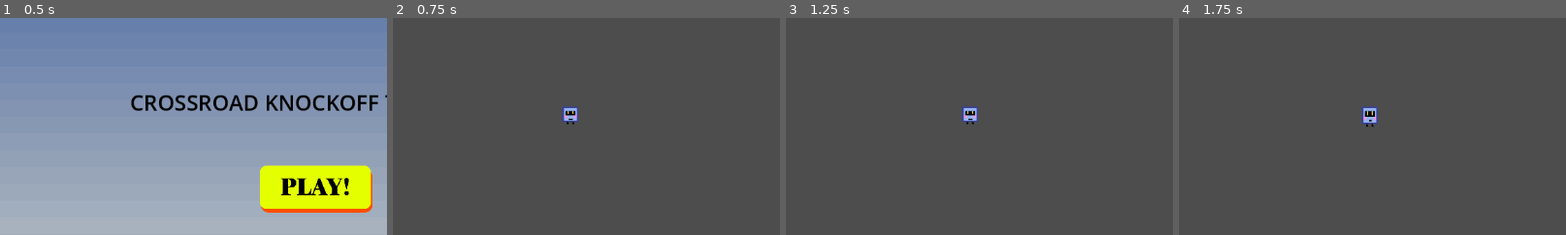
Above: before the commit, frames 1-4 (left to right).
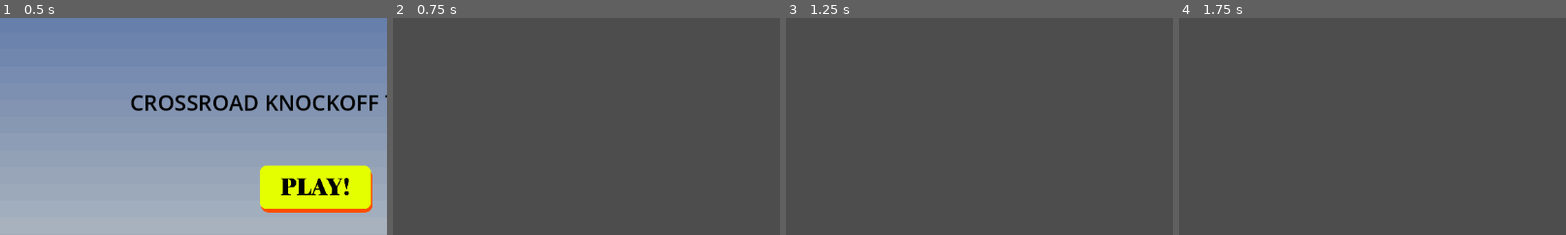
Above: after the commit, the same moments.

Repository: Valertina331/Party-Paidui-Fiesta
Game: Godot game, scene res://scenes/main_menu.tscn
Two runs of this game, one before a commit and one after it. Both use one fixed random seed, a clock stepped at 60 frames per second and the inputs below. A sky picture missing from this copy of the repository is replaced by a grey-blue gradient.
Inputs (mouse positions are % of the whole screen's width and height, from its top left):
- Up to frame 1 (0.5 s): no input
- Up to frame 2 (0.75 s): click (51, 39) at 0.5 s
- Up to frame 3 (1.25 s): no input
- Up to frame 4 (1.75 s): tap Enter (start) at 1.25, 1.35 s; hold Right (move_right) from 1.28 s (still down); tap Space (jump) at 1.52 s
The pictures show only the part of the screen within x 10-60%, y 0-50%; the shares and areas given below are measured in that part.

Frame 1 is identical in both runs. In frame 2, 0.3% of the frame differs, in the area x 43-48%, y 40-50%; in frame 3, 0.3%; in frame 4, 0.4%, in the area x 47-52%, y 40-50%.

Commit message:
Merged old with new
Need enemies to be uploaded directly in godot please, plugin causing break

Diff:
--- a/CrossyRoadCastle/project.godot
+++ b/CrossyRoadCastle/project.godot
@@ -26,8 +26,7 @@
 
 [editor_plugins]
 
-enabled=PackedStringArray("res://addons/multiplayer_input/plugin.cfg")
-<<<<<<<Updatedupstream<<<<<<<Updatedupstreamenabled=PackedStringArray("res://addons/multiplayer_input/plugin.cfg", "res://addons/nklbdev.aseprite_importers/plugin.cfg")
+enabled=PackedStringArray("res://addons/multiplayer_input/plugin.cfg", "res://addons/nklbdev.aseprite_importers/plugin.cfg")
 
 [global_group]
 
--- a/CrossyRoadCastle/scenes/floor_enemy.tscn
+++ b/CrossyRoadCastle/scenes/floor_enemy.tscn
@@ -1,34 +1,12 @@
-[gd_scene load_steps=11 format=3 uid="uid://66mnd5bll863"]
+[gd_scene load_steps=8 format=3 uid="uid://dxbrsqydc6fds"]
 
+[ext_resource type="PackedScene" uid="uid://b878ivlw1yomb" path="res://assets/Enemies/FloorEnemy_Walk.aseprite" id="1_oh24p"]
 [ext_resource type="Script" path="res://scripts/Enemies/floor_enemy.gd" id="1_s1lsu"]
 [ext_resource type="Script" path="res://scripts/Enemies/state_machine.gd" id="2_jghei"]
-[ext_resource type="Texture2D" uid="uid://c4uu5jyfocmr3" path="res://assets/Enemies/FloorEnemy_Walk.png" id="2_p8w2q"]
 [ext_resource type="Script" path="res://scripts/Enemies/floor_enemy_idle.gd" id="3_pbwj2"]
 [ext_resource type="Script" path="res://scripts/Enemies/floor_enemy_follow.gd" id="5_dncka"]
 
 [sub_resource type="RectangleShape2D" id="RectangleShape2D_sbvf3"]
-
-[sub_resource type="AtlasTexture" id="AtlasTexture_vjndn"]
-atlas = ExtResource("2_p8w2q")
-region = Rect2(0, 0, 24, 30)
-
-[sub_resource type="AtlasTexture" id="AtlasTexture_ghu6b"]
-atlas = ExtResource("2_p8w2q")
-region = Rect2(24, 0, 24, 30)
-
-[sub_resource type="SpriteFrames" id="SpriteFrames_t8lbo"]
-animations = [{
-"frames": [{
-"duration": 1.0,
-"texture": SubResource("AtlasTexture_vjndn")
-}, {
-"duration": 1.0,
-"texture": SubResource("AtlasTexture_ghu6b")
-}],
-"loop": true,
-"name": &"default",
-"speed": 5.0
-}]
 
 [sub_resource type="RectangleShape2D" id="RectangleShape2D_j4g3d"]
 size = Vector2(200, 3)
@@ -42,9 +20,9 @@
 position = Vector2(0, 8)
 shape = SubResource("RectangleShape2D_sbvf3")
 
-[node name="AnimatedSprite2D" type="AnimatedSprite2D" parent="."]
-sprite_frames = SubResource("SpriteFrames_t8lbo")
-frame_progress = 0.25673
+[node name="Sprite" parent="." instance=ExtResource("1_oh24p")]
+position = Vector2(0, 1)
+speed_scale = 0.5
 
 [node name="State Machine" type="Node2D" parent="." node_paths=PackedStringArray("initial_state")]
 script = ExtResource("2_jghei")
--- a/CrossyRoadCastle/scenes/game(dev_area).tscn
+++ b/CrossyRoadCastle/scenes/game(dev_area).tscn
@@ -1,9 +1,8 @@
-[gd_scene load_steps=7 format=3 uid="uid://r04xhhtmisj4"]
+[gd_scene load_steps=6 format=3 uid="uid://r04xhhtmisj4"]
 
 [ext_resource type="PackedScene" uid="uid://bodu67ed6pvmq" path="res://scenes/player.tscn" id="1_86ixc"]
-[ext_resource type="Script" path="res://scripts/game(dev_area).gd" id="1_a7n1k"]
+[ext_resource type="Script" path="res://scripts/game(dev_area).gd" id="1_ehyxa"]
 [ext_resource type="PackedScene" uid="uid://lebjqp2h5op6" path="res://scenes/gold_coin.tscn" id="2_bgvfw"]
-[ext_resource type="PackedScene" uid="uid://66mnd5bll863" path="res://scenes/floor_enemy.tscn" id="4_m2726"]
 
 [sub_resource type="WorldBoundaryShape2D" id="WorldBoundaryShape2D_ii1uy"]
 distance = -1.0
@@ -49,5 +48,3 @@
 
 [node name="GoldCoin3" parent="." instance=ExtResource("2_bgvfw")]
 position = Vector2(452, 327)
-
-[node name="FloorEnemy" parent="." instance=ExtResource("4_m2726")]
--- a/CrossyRoadCastle/scenes/player.tscn
+++ b/CrossyRoadCastle/scenes/player.tscn
@@ -112,7 +112,7 @@
 [node name="AnimatedSprite2D" type="AnimatedSprite2D" parent="."]
 scale = Vector2(0.0896265, 0.0896265)
 sprite_frames = SubResource("SpriteFrames_ocyef")
-animation = &"2walking"
+animation = &"0idle"
 autoplay = "0idle"
 
 [node name="CollisionShape2D" type="CollisionShape2D" parent="."]
--- a/CrossyRoadCastle/scripts/Enemies/floor_enemy.gd
+++ b/CrossyRoadCastle/scripts/Enemies/floor_enemy.gd
@@ -3,7 +3,6 @@
 
 @export var enemy_health := 1
 @export var head_detection: Area2D
-@onready var animated_sprite_2d: AnimatedSprite2D = $AnimatedSprite2D
 
 func _ready() -> void:
 	head_detection.body_entered.connect(_on_head_touched)
@@ -12,12 +11,12 @@
 	move_and_slide()
 
 	if velocity.length() > 0:
-		$AnimatedSprite2D.play("default")
+		$Sprite.play("default")
 
 	if velocity.x > 0:
-		$AnimatedSprite2D.flip_h = false
+		$Sprite.flip_h = false
 	else:
-		$AnimatedSprite2D.flip_h = true
+		$Sprite.flip_h = true
 
 func _on_head_touched(body):
 	if body.is_in_group("Player"):
--- a/CrossyRoadCastle/scripts/game(dev_area).gd
+++ b/CrossyRoadCastle/scripts/game(dev_area).gd
@@ -1,7 +1,9 @@
 extends Node2D
 
 @onready var player: player = $Player
-@onready var player_2: player = $Player2
+@onready var player2: player = $Player2
+@onready var player3: player = $Player3
+@onready var player4: player = $Player4
 
 # Called when the node enters the scene tree for the first time.
 func _process(delta):
--- a/CrossyRoadCastle/scripts/main_menu.gd
+++ b/CrossyRoadCastle/scripts/main_menu.gd
@@ -22,7 +22,7 @@
 
 
 
-func get_joined_devices():
+func get_unjoined_devices():
 	var devices = Input.get_connected_joypads()
 	devices.append(-1)
 
@@ -31,7 +31,7 @@
 func _process(fixed):
 	_whos_playing()
 	_multiplayer_setup()
-	get_joined_devices()
+	get_unjoined_devices()
 #Replace min max values once character sheet is more fleshed out, replace with variable
 
 func update_sprite1(val):
@@ -102,7 +102,7 @@
 		$NotJoined4.visible = true
 
 func _multiplayer_setup():
-	for i in get_joined_devices():
+	for i in get_unjoined_devices():
 		if MultiplayerInput.is_action_just_pressed(i, "jump"):
 			match i:
 				0:
Not shown, changed: CrossyRoadCastle/assets/Enemies/FloorEnemy_Walk.aseprite.import
Not shown: 1 places in CrossyRoadCastle/scenes/game(dev_area).tscn that only renumber resources
